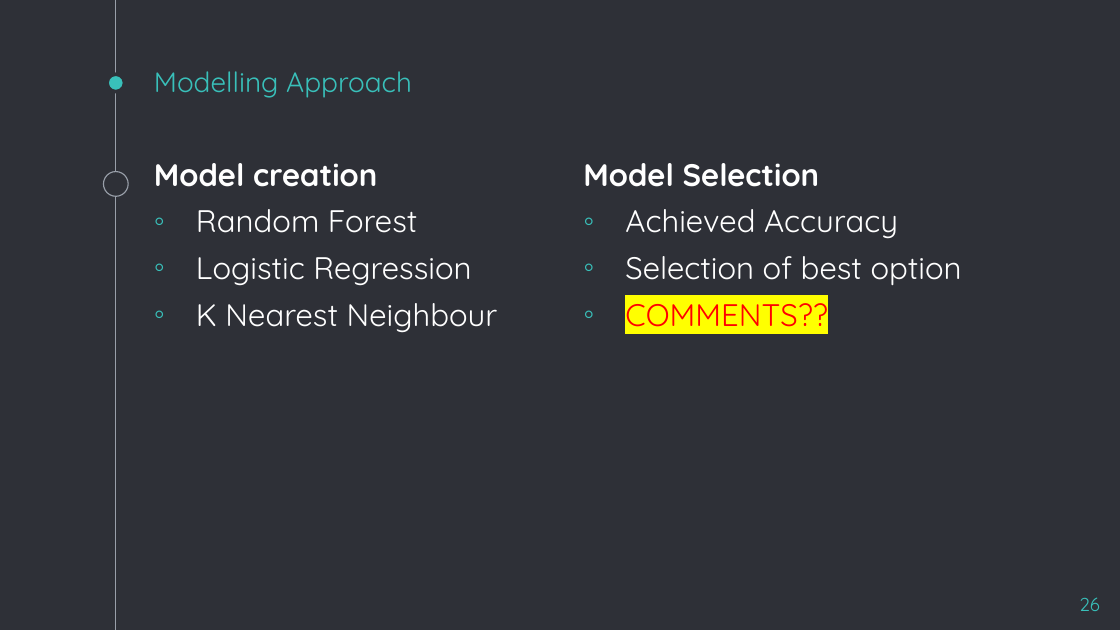
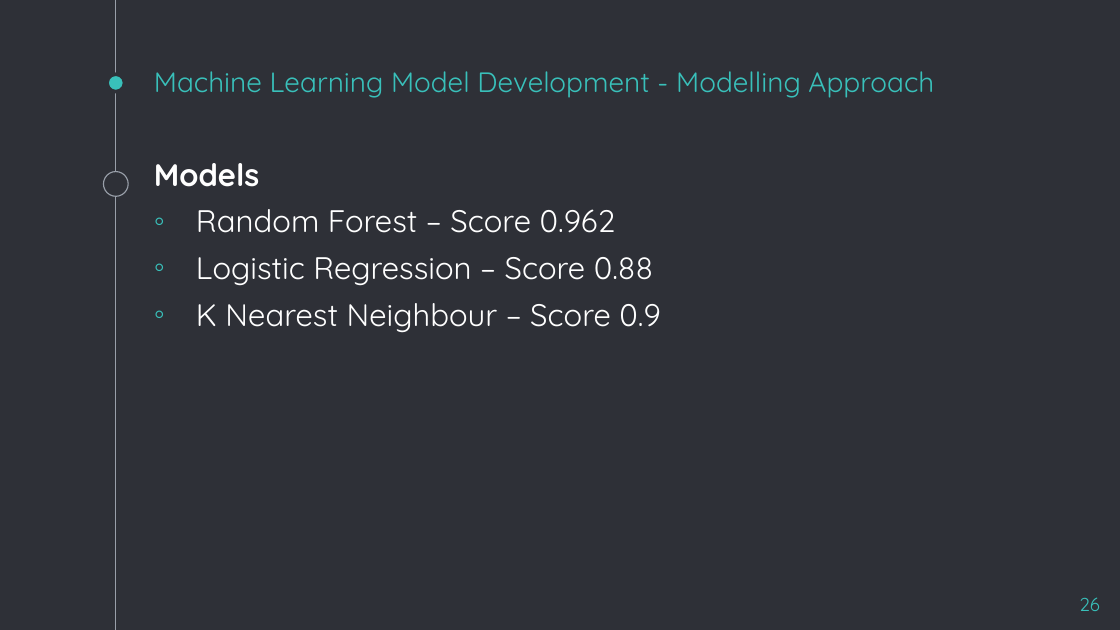
Before and after one commit to jMacProd/Machine-Learning-Credit-Card-Churn, a slide deck: slide 26 of Final Project - Presentation.pptx. Drawn at 1120x630 pixels with LibreOffice and Linux fonts; fonts in the diff are those of the drawing. Boxes give left, top, right and bottom in pixels: in the first picture for what was removed or moved away, otherwise in the second. Text is boxed around its words. In the diff, an @@ line names an element or a change of style, - is before the commit and + after.

```diff
--- a/Final Project - Presentation.pptx
+++ b/Final Project - Presentation.pptx
@@ title at (x1=154, y1=71, x2=934, y2=98): text changed @@
-Modelling Approach
+Machine Learning Model Development - Modelling Approach
@@ text at (x1=154, y1=163, x2=660, y2=333): text changed @@
-Model creation
-◦ Random Forest
-◦ Logistic Regression
-◦ K Nearest Neighbour
+Models
+◦ Random Forest – Score 0.962
+◦ Logistic Regression – Score 0.88
+◦ K Nearest Neighbour – Score 0.9
@@ text removed at (x1=583, y1=163, x2=962, y2=327) @@
-Model Selection
-◦ Achieved Accuracy
-◦ Selection of best option
-◦ COMMENTS??
```
Also in this commit, not shown: 16 other slides changed, 3 slides added, 1 slide removed.
